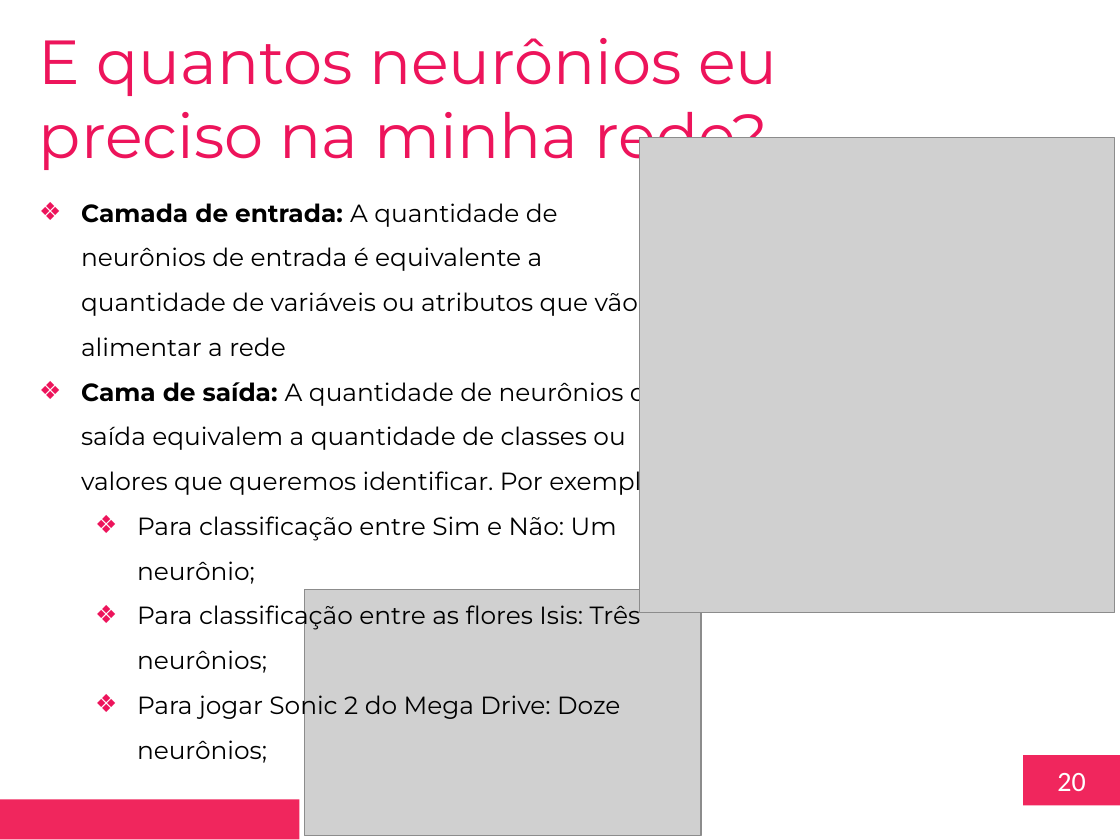
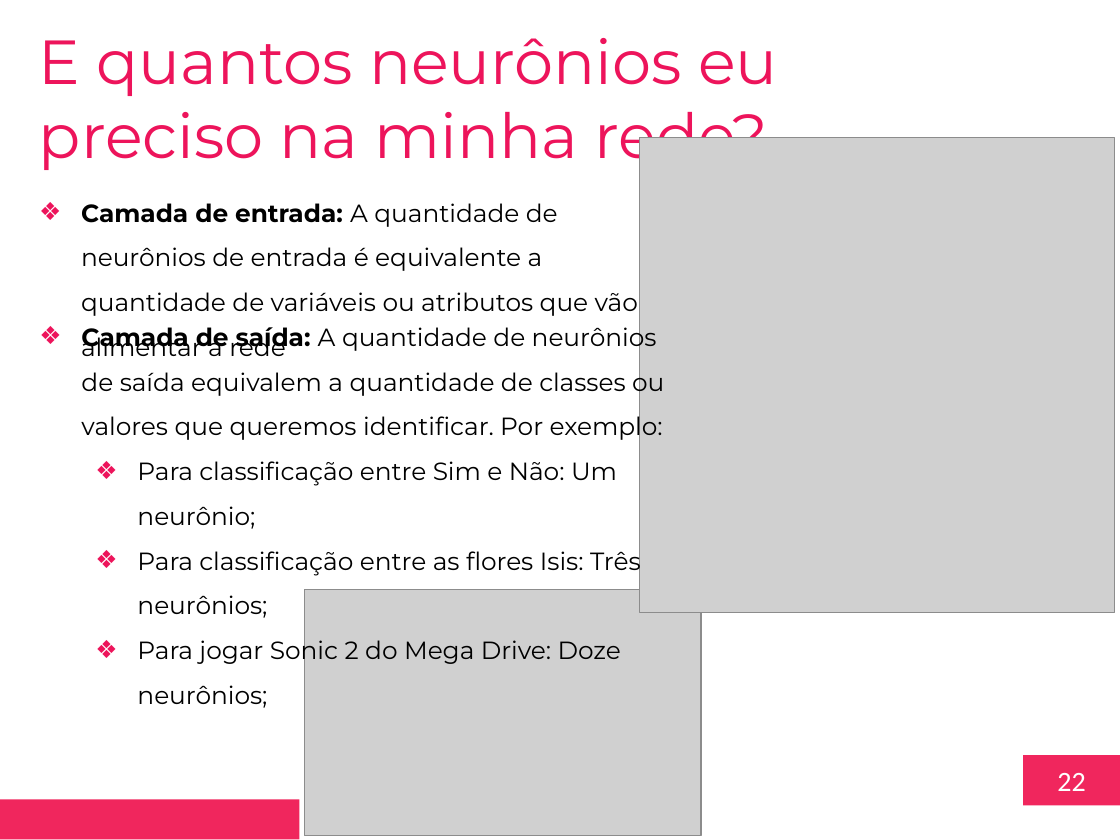
Before and after one commit to toyusan/aula-fiap-disruptive-archs, a slide deck: slide 22 of Aula 07/2023.03.24 Aula 07 – Introdução a Redes Neurais - Redes Multicamadas.pptx (slide 20 before the commit). Drawn at 1120x840 pixels with LibreOffice and Linux fonts; fonts in the diff are those of the drawing; grey boxes stand for pictures; background and template pictures are left out. Boxes give left, top, right and bottom in pixels: in the first picture for what was removed or moved away, otherwise in the second. Text is boxed around its words. In the diff, an @@ line names an element or a change of style, - is before the commit and + after.

```diff
--- a/Aula 07/2023.03.24 Aula 07 – Introdução a Redes Neurais - Redes Multicamadas.pptx
+++ b/Aula 07/2023.03.24 Aula 07 – Introdução a Redes Neurais - Redes Multicamadas.pptx
@@ text added at <box>81,322,664,708</box>, 16 pt, text #000000 @@
+❖ Camada de saída: A quantidade de neurônios de saída equivalem a quantidade de classes ou valores que queremos identificar. Por exemplo:
+  ❖ Para classificação entre Sim e Não: Um neurônio;
+  ❖ Para classificação entre as flores Isis: Três neurônios;
+  ❖ Para jogar Sonic 2 do Mega Drive: Doze neurônios;
@@ text at <box>81,377,662,763</box>: paragraphs removed @@
-❖ Cama de saída: A quantidade de neurônios de saída equivalem a quantidade de classes ou valores que queremos identificar. Por exemplo:
-  ❖ Para classificação entre Sim e Não: Um neurônio;
-  ❖ Para classificação entre as flores Isis: Três neurônios;
-  ❖ Para jogar Sonic 2 do Mega Drive: Doze neurônios;
@@ page number at <box>1057,773,1085,791</box>: text changed @@
-20
+22
```
Also in this commit, not shown: 6 other slides changed, 4 slides added, 13 other files.
